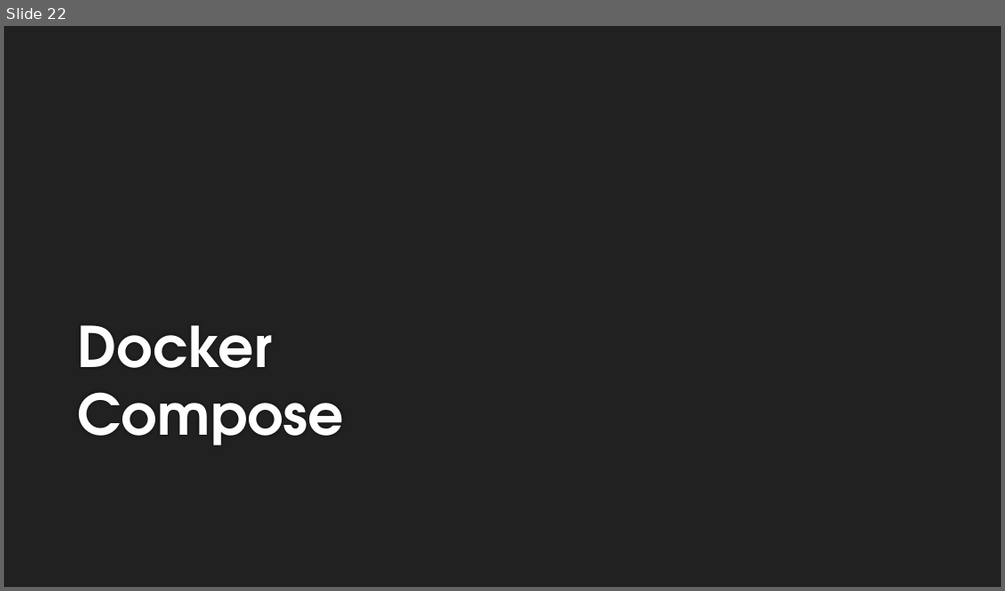
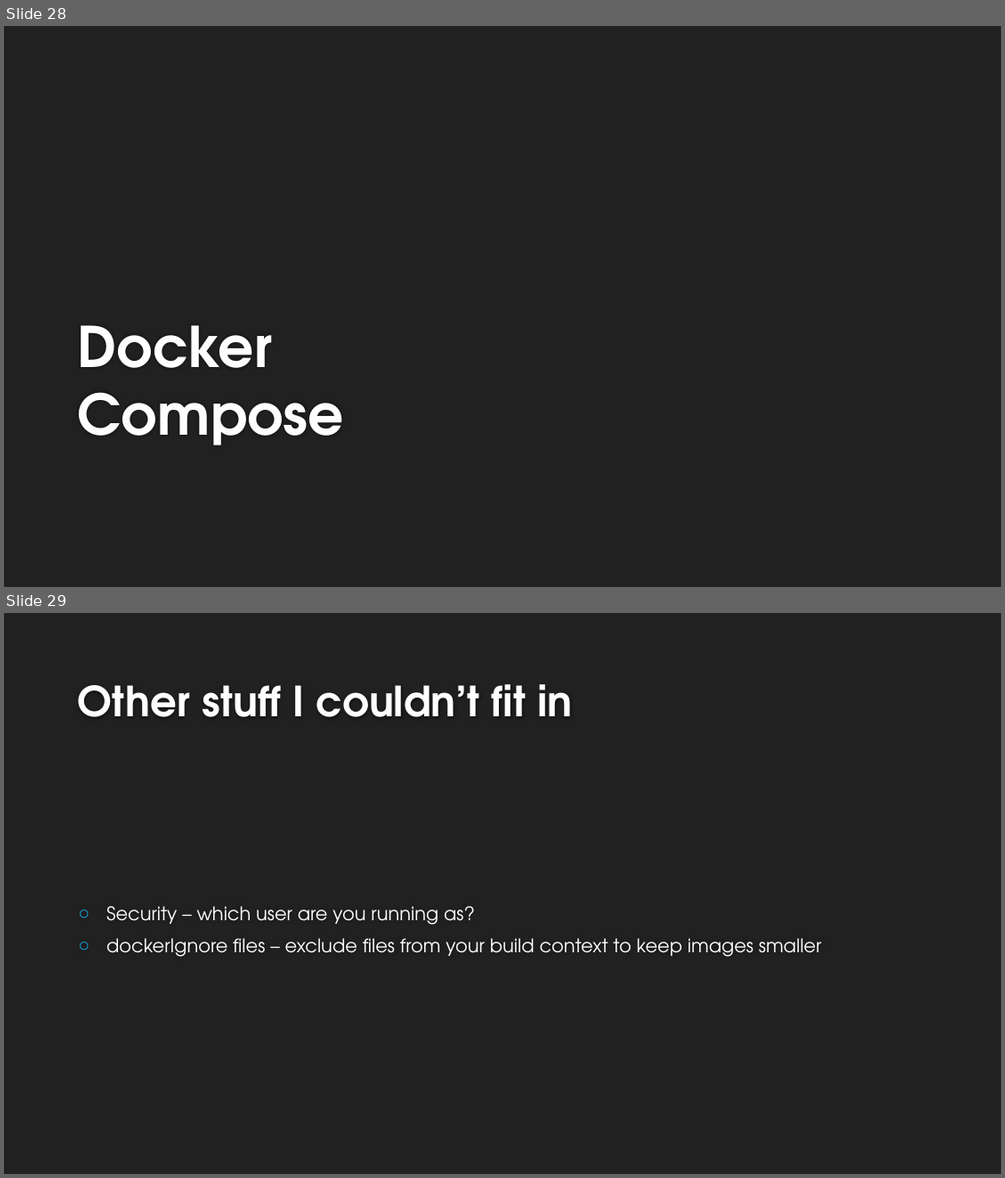
Before and after one commit to dcook-net/DockerisingDotNetAppsTalk, a slide deck: Dockerising .Net Applications v2.pptx. Shown one above the other, each under a label of ours: slide 22 before the commit, slides 28 and 29 after it. The pictures are 1005x591 and 1005x1178 pixels, drawn with LibreOffice and Linux fonts; fonts in the diff are those of the drawing; background and template pictures are left out. Boxes give left, top, right and bottom in pixels: in the first picture for what was removed or moved away, otherwise in the second. Text is boxed around its words. In the diff, an @@ line names an element or a change of style, - is before the commit and + after.

```diff
--- a/Dockerising .Net Applications v2.pptx
+++ b/Dockerising .Net Applications v2.pptx
@@ slide 29 added at box(4, 613, 1001, 1174), background #212121 @@
@@ title added at box(78, 684, 572, 717), 40 pt, text #FEFEFE, bold @@
+Other stuff I couldn’t fit in
@@ text added at box(106, 906, 822, 957), 18 pt, text #FFFFFF @@
+○ Security – which user are you running as?
+○ dockerIgnore files – exclude files from your build context to keep images smaller
@@ what was slide 22 is now slide 28 @@
```
Also in this commit, not shown: 6 other slides added, 6 other files.
